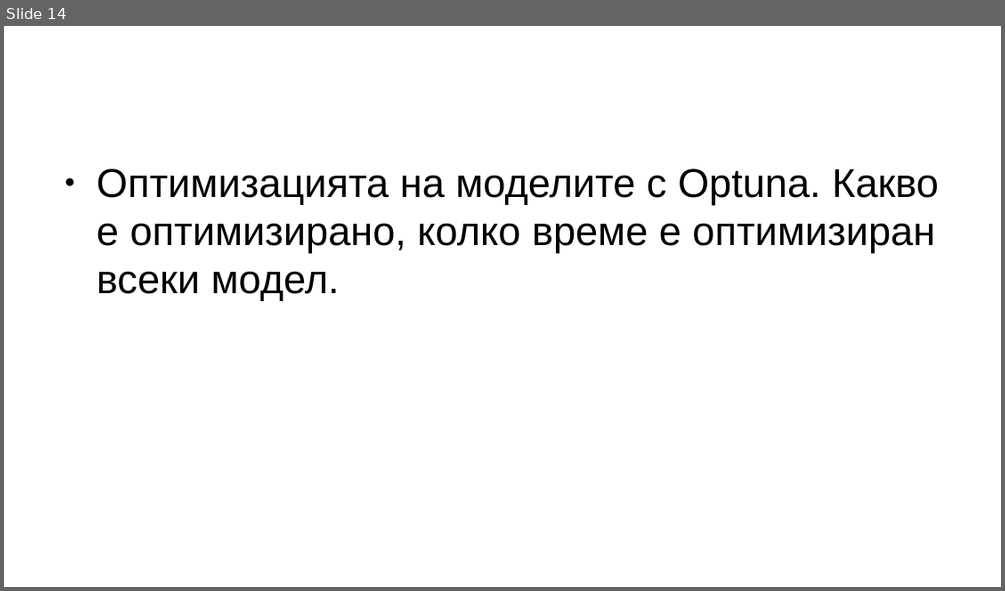
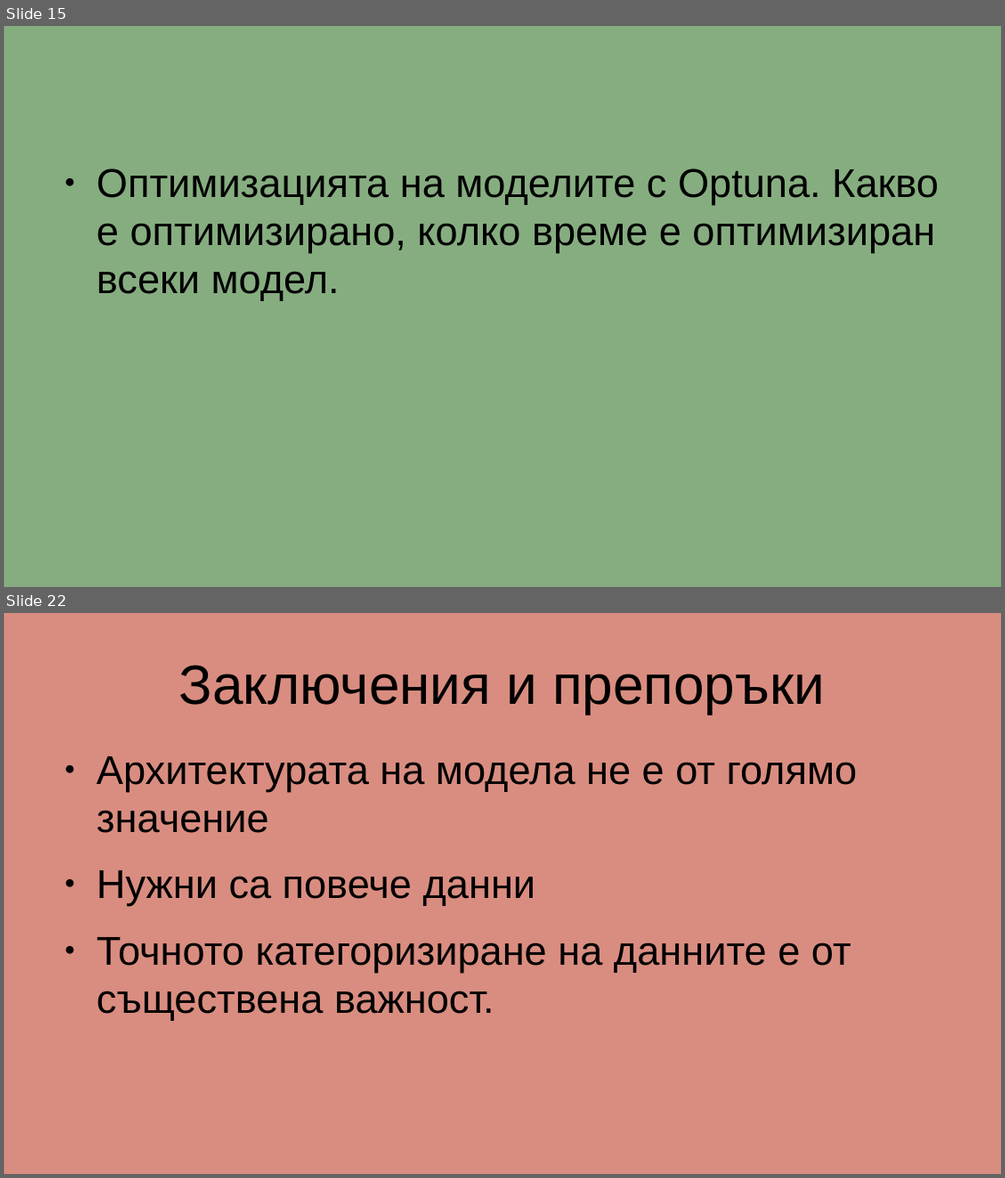
Before and after one commit to GeorgeChaparov/University-Theses, a slide deck: Presentation.odp. Shown one above the other, each under a label of ours: slide 14 before the commit, slides 15 and 22 after it; the slides between them are not shown. The pictures are 1005x591 and 1005x1178 pixels, drawn with LibreOffice and Linux fonts; fonts in the diff are those of the drawing. Boxes give left, top, right and bottom in pixels: in the first picture for what was removed or moved away, otherwise in the second. Text is boxed around its words. In the diff, an @@ line names an element or a change of style, - is before the commit and + after.

```diff
--- a/Presentation.odp
+++ b/Presentation.odp
@@ slide 22 added at (x1=4, y1=613, x2=1001, y2=1174), background #D98D80 @@
@@ title added at (x1=179, y1=665, x2=825, y2=714), 44 pt, text #000000 @@
+Заключения и препоръки
@@ text added at (x1=97, y1=756, x2=858, y2=1020), 32 pt, text #000000 @@
+● Архитектурата на модела не е от голямо значение
+● Нужни са повече данни
+● Точното категоризиране на данните е от съществена важност.
@@ what was slide 14 is now slide 15 @@
@@ slide 15 changed as well @@
@@ background #FFFFFF to #86AD80 @@
```
Also in this commit, not shown: 2 other slides changed, 18 other slides added, 12 slides removed, 3 other files.
